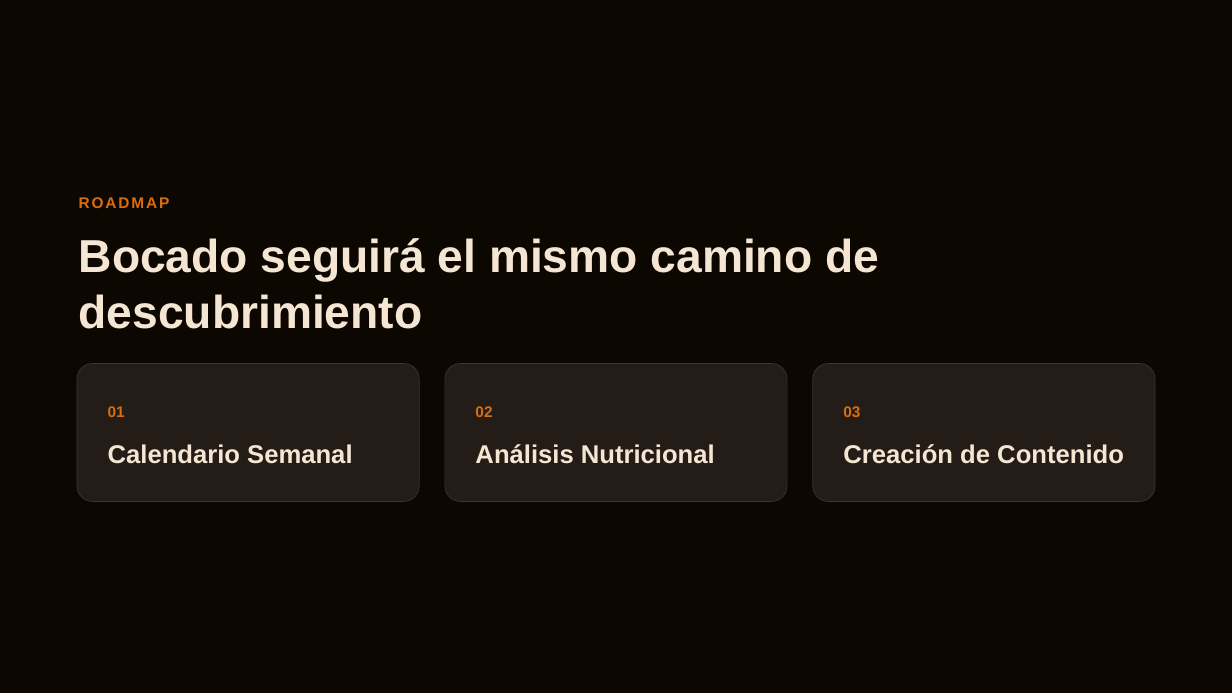
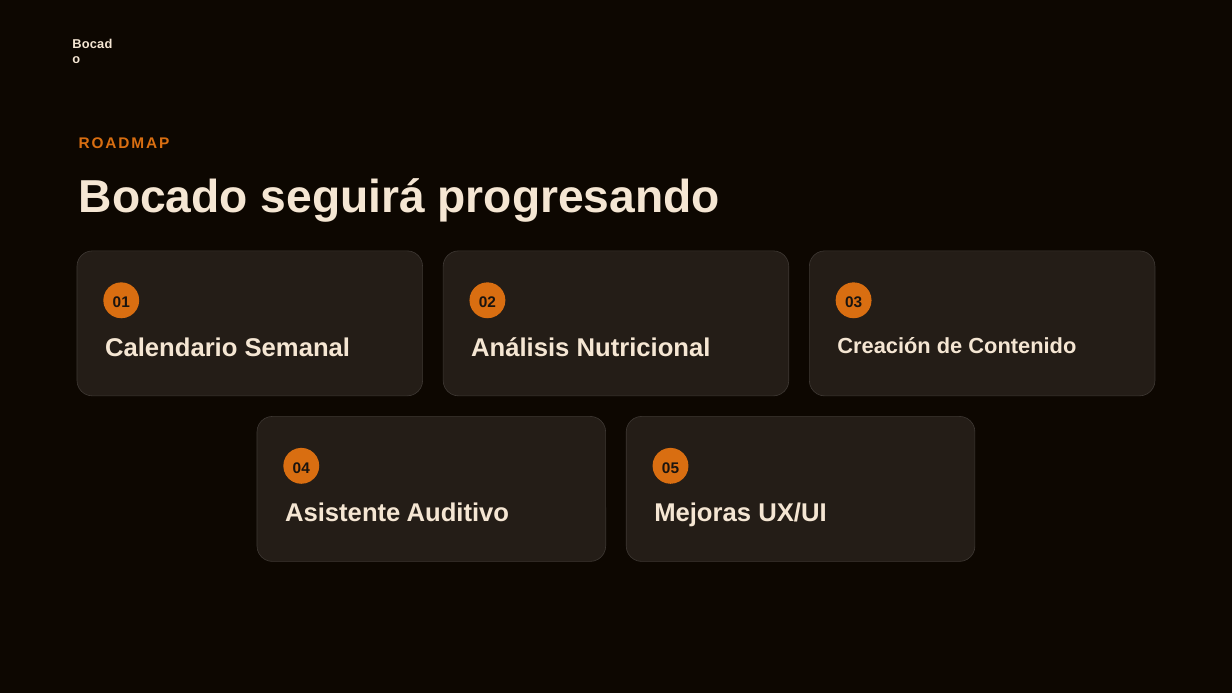
Before and after one commit to aguss101/Bocado, a slide deck: slide 15 of Presentacion.pptx (slide 13 before the commit). Drawn at 1232x693 pixels with LibreOffice and Linux fonts; fonts in the diff are those of the drawing; background and template pictures are left out. Boxes give left, top, right and bottom in pixels: in the first picture for what was removed or moved away, otherwise in the second. Text is boxed around its words. In the diff, an @@ line names an element or a change of style, - is before the commit and + after.

```diff
--- a/Presentacion.pptx
+++ b/Presentacion.pptx
@@ text added at [71,34,121,51], 15 pt, text #F5E6D3, bold @@
+Bocado
@@ text "ROADMAP": place and size @@
-text "ROADMAP" at [79,197,170,208]
+text "ROADMAP" at [79,137,170,148]
@@ text added at [79,178,720,222], 54 pt, text #F5E6D3, bold @@
+Bocado seguirá progresando
@@ text removed at [79,238,879,329] @@
-Bocado seguirá el mismo camino de descubrimiento
@@ proportions changed in 3 elements at [443,251,788,395], [809,251,1155,395], [77,251,423,395] @@
@@ rounded rectangle: place and size @@
-rounded rectangle at [77,363,419,501]
+rounded rectangle at [77,251,423,395]
@@ rounded rectangle: place and size @@
-rounded rectangle at [445,363,787,501]
+rounded rectangle at [443,251,788,395]
@@ rounded rectangle: place and size @@
-rounded rectangle at [813,363,1155,501]
+rounded rectangle at [809,251,1155,395]
@@ text "01": place and size @@
-text "01" at [108,406,125,417]
+text "01" at [113,296,130,307]
@@ ellipse added at [103,282,139,318], fill #D96E11 @@
@@ text "02": place and size @@
-text "02" at [475,406,492,417]
+text "02" at [479,296,496,307]
@@ ellipse added at [469,282,505,318], fill #D96E11 @@
@@ text colour #D96E11 to #1A140F; alignment left to centre; vertical alignment top to middle in 3 elements at [113,296,130,307], [479,296,496,307], [845,296,862,307] @@
@@ text "03": place and size @@
-text "03" at [843,406,860,417]
+text "03" at [845,296,862,307]
@@ ellipse added at [836,282,872,318], fill #D96E11 @@
@@ text "Calendario Semanal" at [105,337,350,357]: line spacing 1 to 0.86 @@
@@ text "Calendario Semanal": place and size @@
-text "Calendario Semanal" at [108,444,352,464]
+text "Calendario Semanal" at [105,337,350,357]
@@ text "Análisis Nutricional": place and size @@
-text "Análisis Nutricional" at [475,444,715,464]
+text "Análisis Nutricional" at [471,337,711,357]
@@ text "Análisis Nutricional" at [471,337,711,357]: line spacing 1 to 0.86 @@
@@ text "Creación de Contenido": place and size @@
-text "Creación de Contenido" at [843,444,1124,464]
+text "Creación de Contenido" at [837,337,1076,353]
@@ text "Creación de Contenido" at [837,337,1076,353]: size 30 to 25.5 pt; line spacing 1 to 0.85 @@
@@ rounded rectangle added at [257,416,606,561], fill #241D17, outline #3D3732 0.75 pt @@
@@ rounded rectangle added at [626,416,975,561], fill #241D17, outline #3D3732 0.75 pt @@
@@ ellipse added at [283,448,319,484], fill #D96E11 @@
@@ ellipse added at [652,448,688,484], fill #D96E11 @@
@@ text added at [293,462,310,473], 18 pt, text #1A140F, bold @@
+04
@@ text added at [662,462,679,473], 18 pt, text #1A140F, bold @@
+05
@@ text added at [285,502,510,522], 30 pt, text #F5E6D3, bold @@
+Asistente Auditivo
@@ text added at [654,502,826,527], 30 pt, text #F5E6D3, bold @@
+Mejoras UX/UI
```
Also in this commit, not shown: 13 other slides changed, 3 slides added, 1 slide removed.
